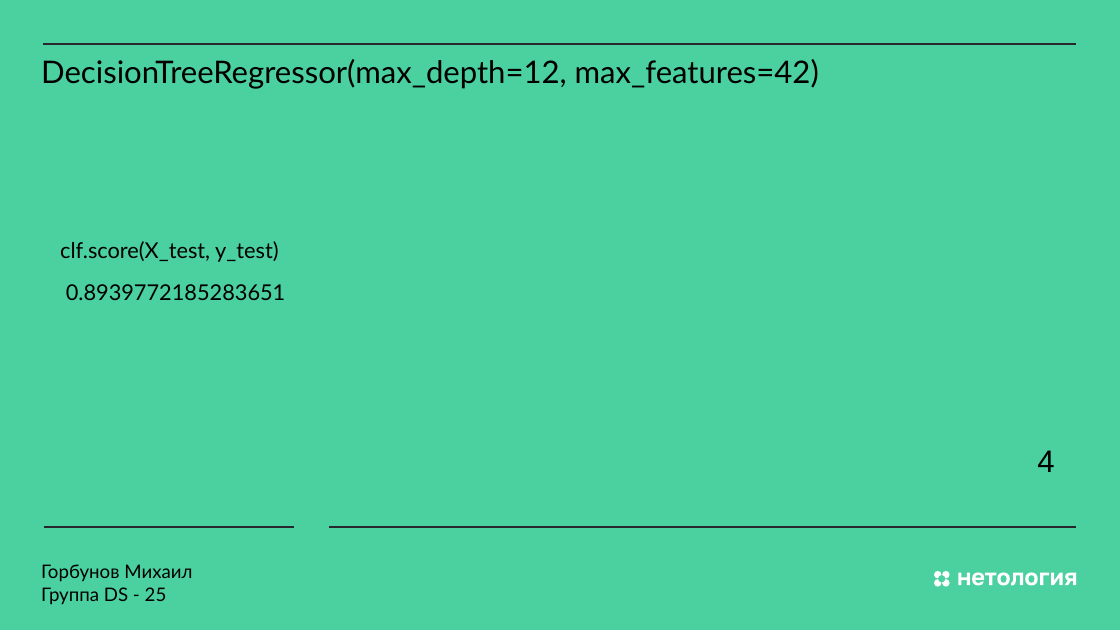
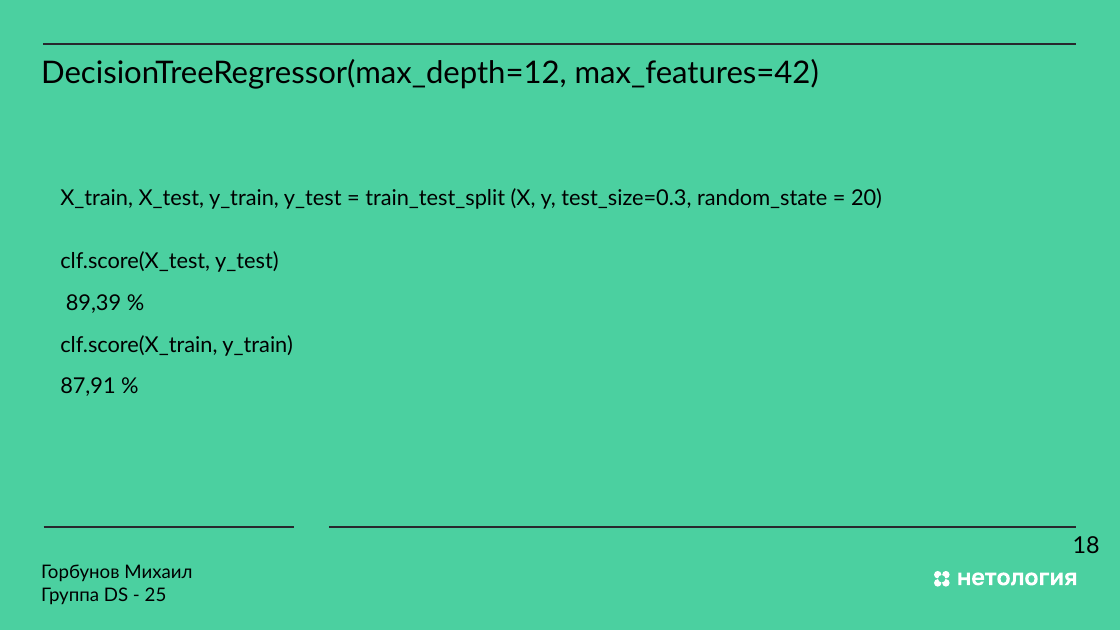
Before and after one commit to MS-max914/MX_2X, a slide deck: slide 21 of Diplom/10_10/Prezent.pptx. Drawn at 1120x630 pixels with LibreOffice and Linux fonts; fonts in the diff are those of the drawing. Boxes give left, top, right and bottom in pixels: in the first picture for what was removed or moved away, otherwise in the second. Text is boxed around its words. In the diff, an @@ line names an element or a change of style, - is before the commit and + after.

```diff
--- a/Diplom/10_10/Prezent.pptx
+++ b/Diplom/10_10/Prezent.pptx
@@ text "X_train, X_test, y_train, y_test = ...": place and size @@
-text "X_train, X_test, y_train, y_test = ..." at [60, 241, 286, 300]
+text "X_train, X_test, y_train, y_test = ..." at [60, 188, 882, 396]
@@ text at [60, 188, 882, 209]: paragraph added @@
+X_train, X_test, y_train, y_test = train_test_split (X, y, test_size=0.3, random_state = 20)
@@ text at [60, 294, 292, 396]: text changed @@
-0.8939772185283651
+89,39 %
+clf.score(X_train, y_train)
+87,91 %
@@ text at [1073, 536, 1100, 553]: text changed; size 40 to 30 pt; font Arial to Lato @@
-4
+18
```
Also in this commit, not shown: 23 other slides changed, 1 slide added, 1 slide removed.
